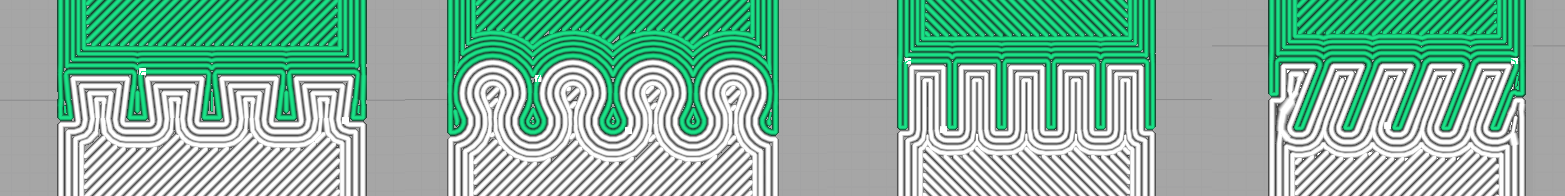
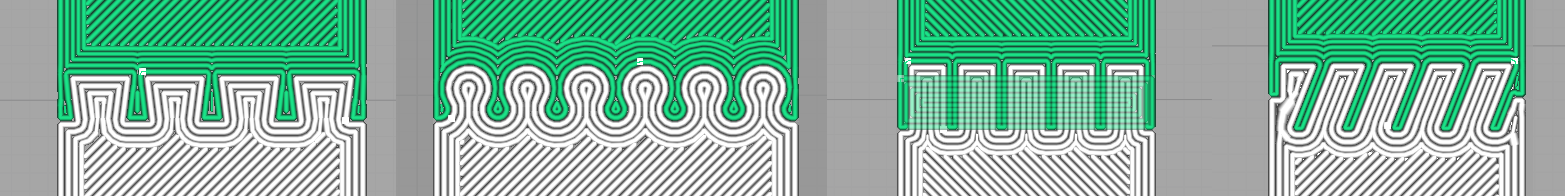
Two versions of the same layered image (w=1565, h=196). Layer-by-layer changes:
added layer "Pasted Layer #5" (45%) above "Pasted Layer #4" over 897, 75, 1155, 130
hid "Pasted Layer #2" over 405, 0, 827, 196
showed "Pasted Layer #1" over 396, 0, 827, 196
